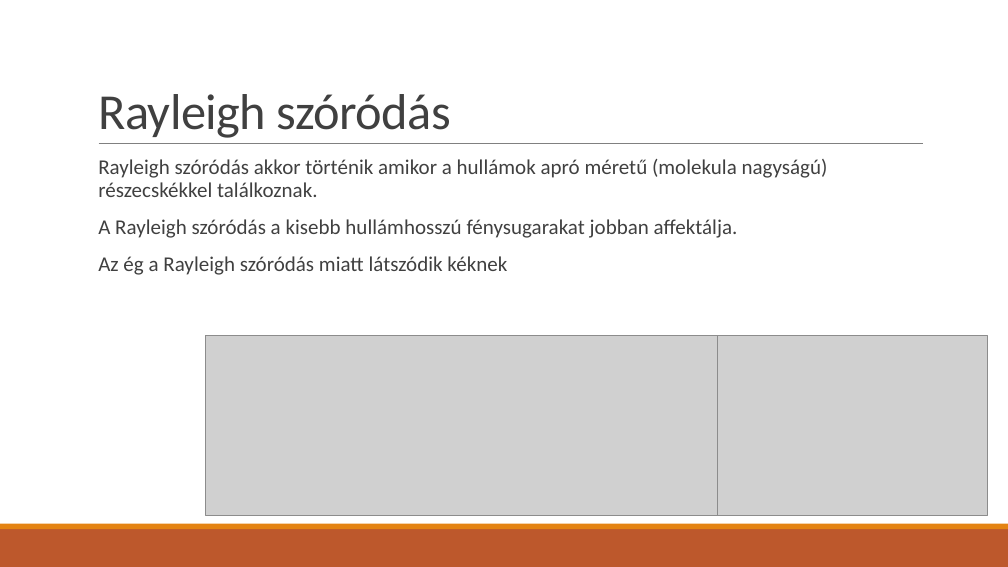
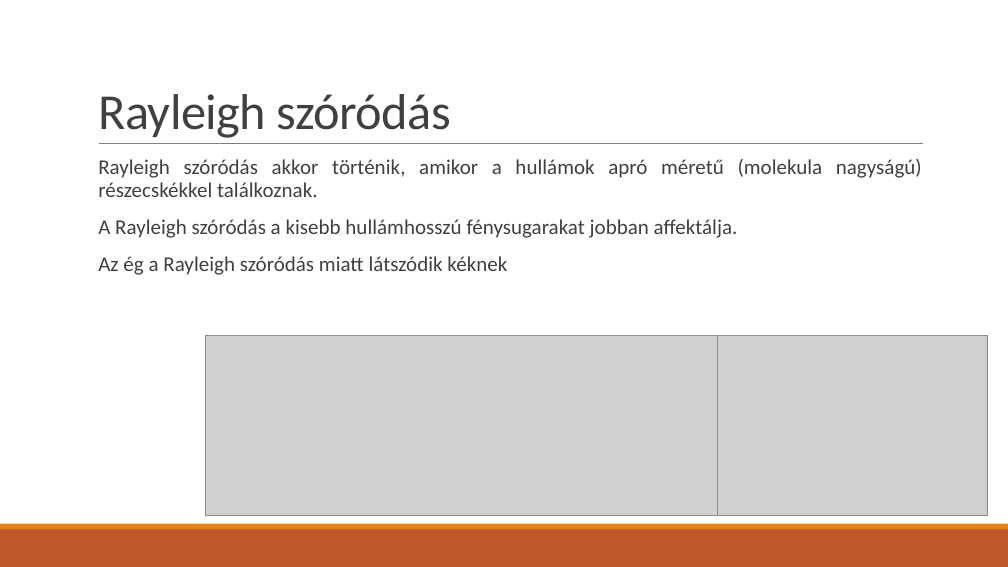
Before and after one commit to TheFlyingPiano99/AtmosphereSimulation, a slide deck: slide 3 of Docs/ppt/Atmoszféra szimuláció.pptx. Drawn at 1008x567 pixels with LibreOffice and Linux fonts; fonts in the diff are those of the drawing; grey boxes stand for pictures. Boxes give left, top, right and bottom in pixels: in the first picture for what was removed or moved away, otherwise in the second. Text is boxed around its words. In the diff, an @@ line names an element or a change of style, - is before the commit and + after.

```diff
--- a/Docs/ppt/Atmoszféra szimuláció.pptx
+++ b/Docs/ppt/Atmoszféra szimuláció.pptx
@@ text at [98,159,922,197]: text changed @@
-  Rayleigh szóródás akkor történik amikor a hullámok apró méretű (molekula nagyságú) részecskékkel találkoznak.
+  Rayleigh szóródás akkor történik, amikor a hullámok apró méretű (molekula nagyságú) részecskékkel találkoznak.
```
Also in this commit, not shown: 8 other slides changed, 1 slide added, 4 other files.
